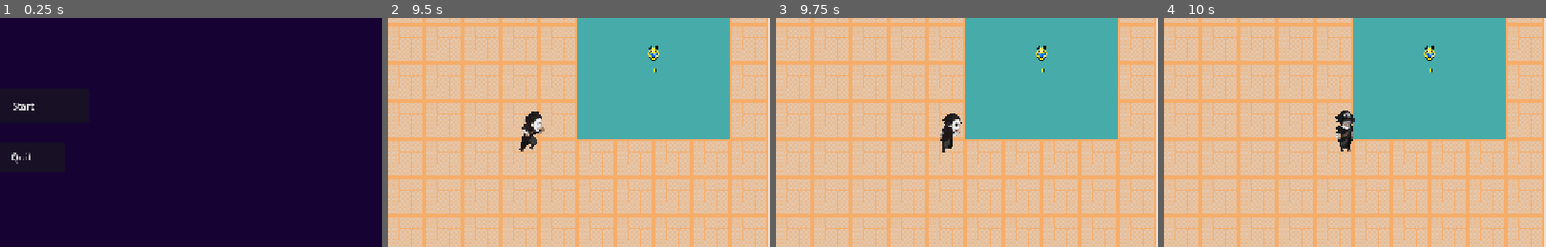
Above: before the commit, frames 1-4 (left to right).
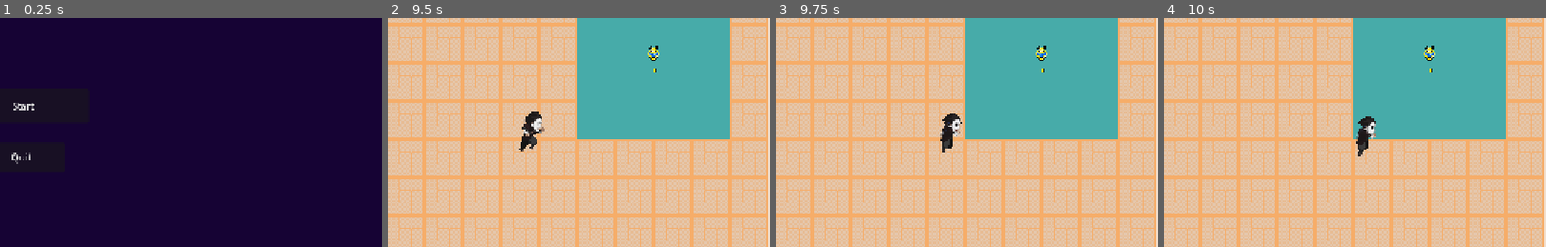
Above: after the commit, the same moments.

Repository: lajd-ufma/GGJ2026-game
Game: Godot game, scene res://menu.tscn
The game is run twice, just before and just after one commit, with the same random seed, the same clock (stepped at 60 frames per second) and the same inputs. The engine's default icon, where the game draws it, is replaced by a stand-in: a white triangle on a blue panel in a dark square.
Inputs:
- Up to frame 1 (0.25 s): no input
- Up to frame 2 (9.5 s): click "Start" at 0.5 s; tap Enter (ui_accept) at 1.25, 1.52, 2.27, 3.77, 4.52, 5.27, 6.77, 7.52, 8.27 s; hold J (shoot) 1.28-2.03 s; hold D (move_right) 1.28-2.78 s; tap Space (special) at 1.55, 2.1, 3.05, 3.6, 4.55, 5.1, 6.05, 6.6, 7.55, 8.1, 9.05 s; tap J (shoot) every 1.5 s from 2.3 to 8.3 s; hold A (move_left) 2.78-3.53 s; hold J (shoot) 2.78-3.53 s; hold D (move_right) 3.53-5.03 s; hold J (shoot) 4.28-5.03 s; hold A (move_left) 5.03-5.78 s; hold D (move_right) 5.78-6.53 s; hold J (shoot) 5.78-6.53 s; hold A (move_left) 6.53-8.03 s; hold J (shoot) 7.28-8.03 s; hold D (move_right) from 8.03 s (still down); hold J (shoot) from 8.78 s (still down)
- Up to frame 3 (9.75 s): keep holding D (move_right); release J (shoot) at 9.53 s; tap Space (special) at 9.6 s
- Up to frame 4 (10 s): keep holding D (move_right); tap Enter (ui_accept) at 9.77 s; tap J (shoot) at 9.8 s
The pictures show only the part of the screen within x 45-95%, y 24-74%; the shares and areas given below are measured in that part.

Frames 1-3 are identical in both runs. In frame 4, 1.2% of the frame differs, in the area x 44-56%, y 40-61%.

Commit message:
bullet + player collision fixed

Diff:
--- a/playground/actorsPG/player.tscn
+++ b/playground/actorsPG/player.tscn
@@ -294,8 +294,8 @@
 }
 
 [sub_resource type="CapsuleShape2D" id="CapsuleShape2D_4wguv"]
-radius = 6.5
-height = 29.0
+radius = 7.5
+height = 20.5
 
 [node name="player" type="CharacterBody2D" unique_id=1362530387 node_paths=PackedStringArray("_animation", "_sprite2D") groups=["player"]]
 z_index = 1
@@ -328,6 +328,7 @@
 autoplay = &"idle"
 
 [node name="CollisionShape2D" type="CollisionShape2D" parent="." unique_id=161128430]
-position = Vector2(0, 1)
+position = Vector2(0, 26.5)
+rotation = 1.5707964
 scale = Vector2(2, 2)
 shape = SubResource("CapsuleShape2D_4wguv")
--- a/playground/scriptsPG/base_character_pg.gd
+++ b/playground/scriptsPG/base_character_pg.gd
@@ -146,7 +146,10 @@
 	if bullet_scene == null:
 		return
 	if pode_atirar:
+		pode_atirar = false
 		var bullet = bullet_scene.instantiate()
 		bullet.global_position = global_position
 		bullet.direction = last_direction
 		get_parent().add_child(bullet)
+		await get_tree().create_timer(0.5).timeout
+		pode_atirar = true
